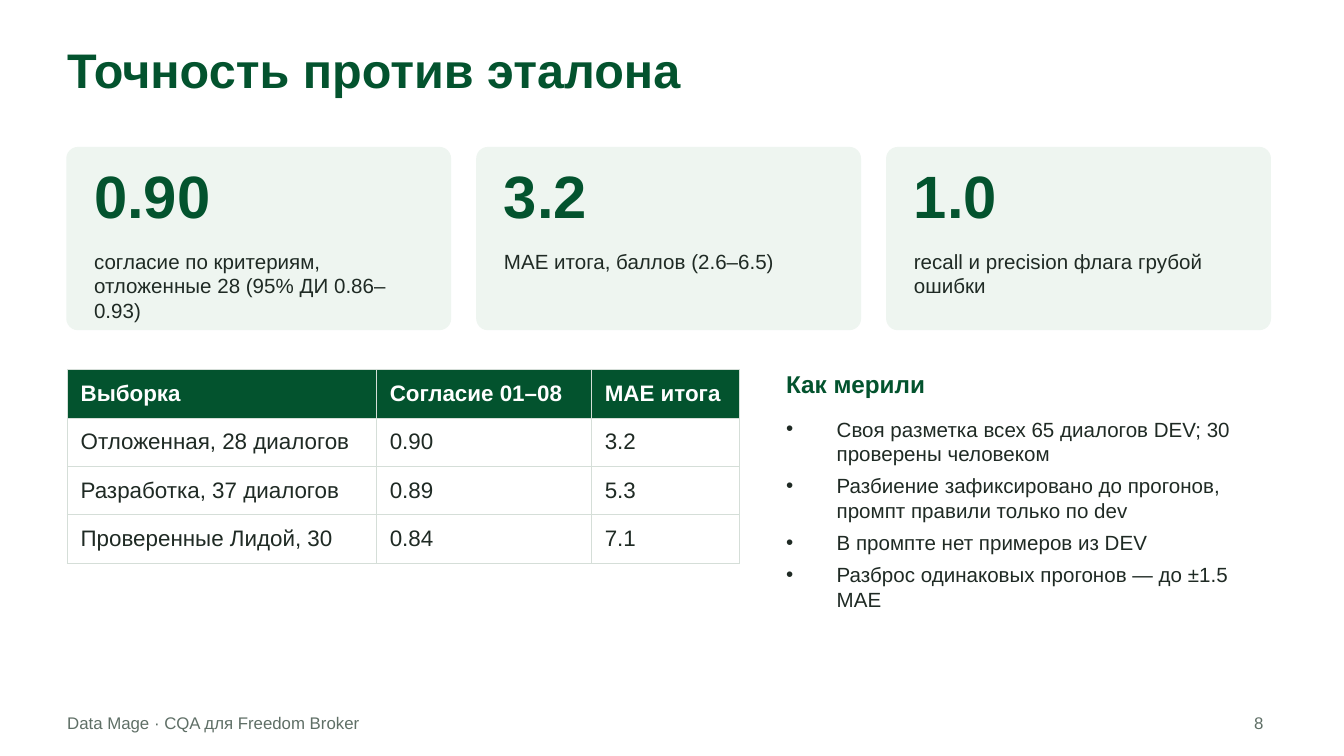
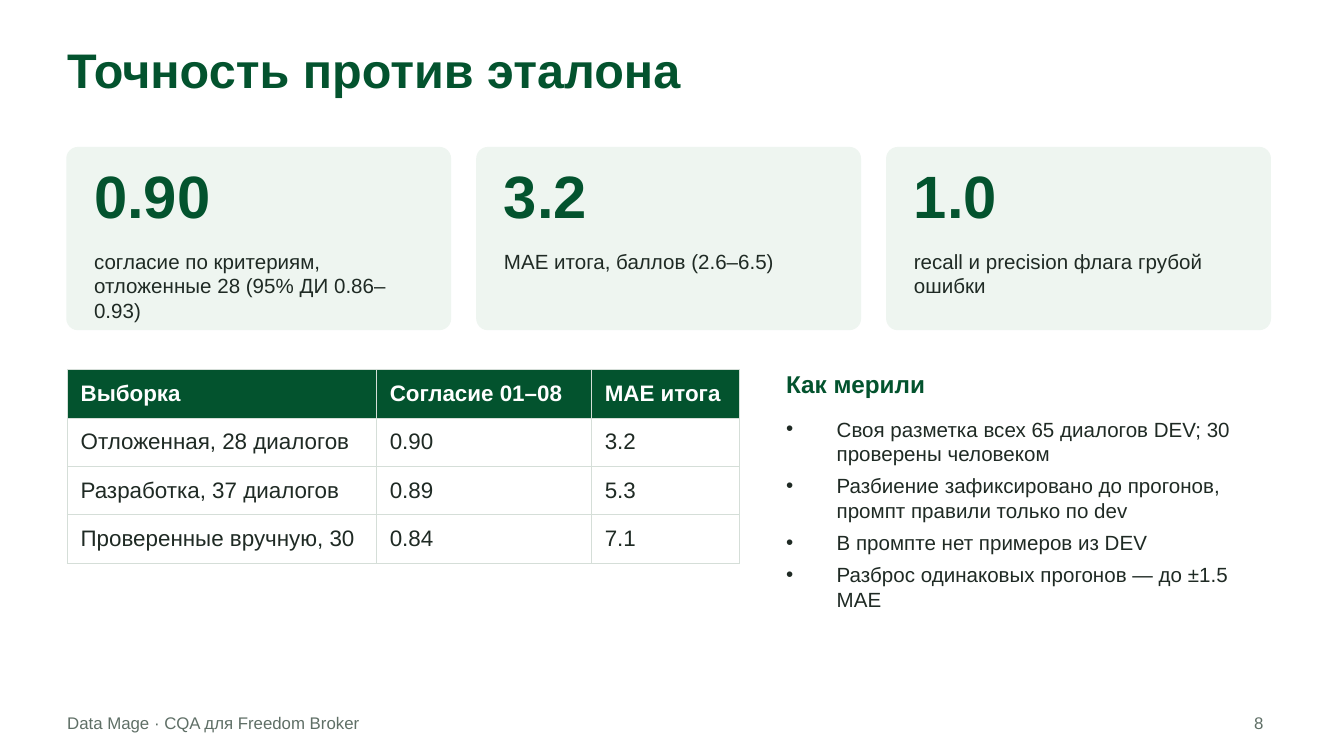
Before and after one commit to Adilm8/Freedom-DataChallenge26, a slide deck: slide 8 of docs/presentation/CQA-Data-Mage.pptx. Drawn at 1344x756 pixels with LibreOffice and Linux fonts; fonts in the diff are those of the drawing. Boxes give left, top, right and bottom in pixels: in the first picture for what was removed or moved away, otherwise in the second. Text is boxed around its words. In the diff, an @@ line names an element or a change of style, - is before the commit and + after.

```diff
--- a/docs/presentation/CQA-Data-Mage.pptx
+++ b/docs/presentation/CQA-Data-Mage.pptx
@@ table at [67, 370, 739, 555] @@
-row 4, column 1: Проверенные Лидой, 30
+row 4, column 1: Проверенные вручную, 30
```
Also in this commit, not shown: 1 other slide changed, 1 other file.
